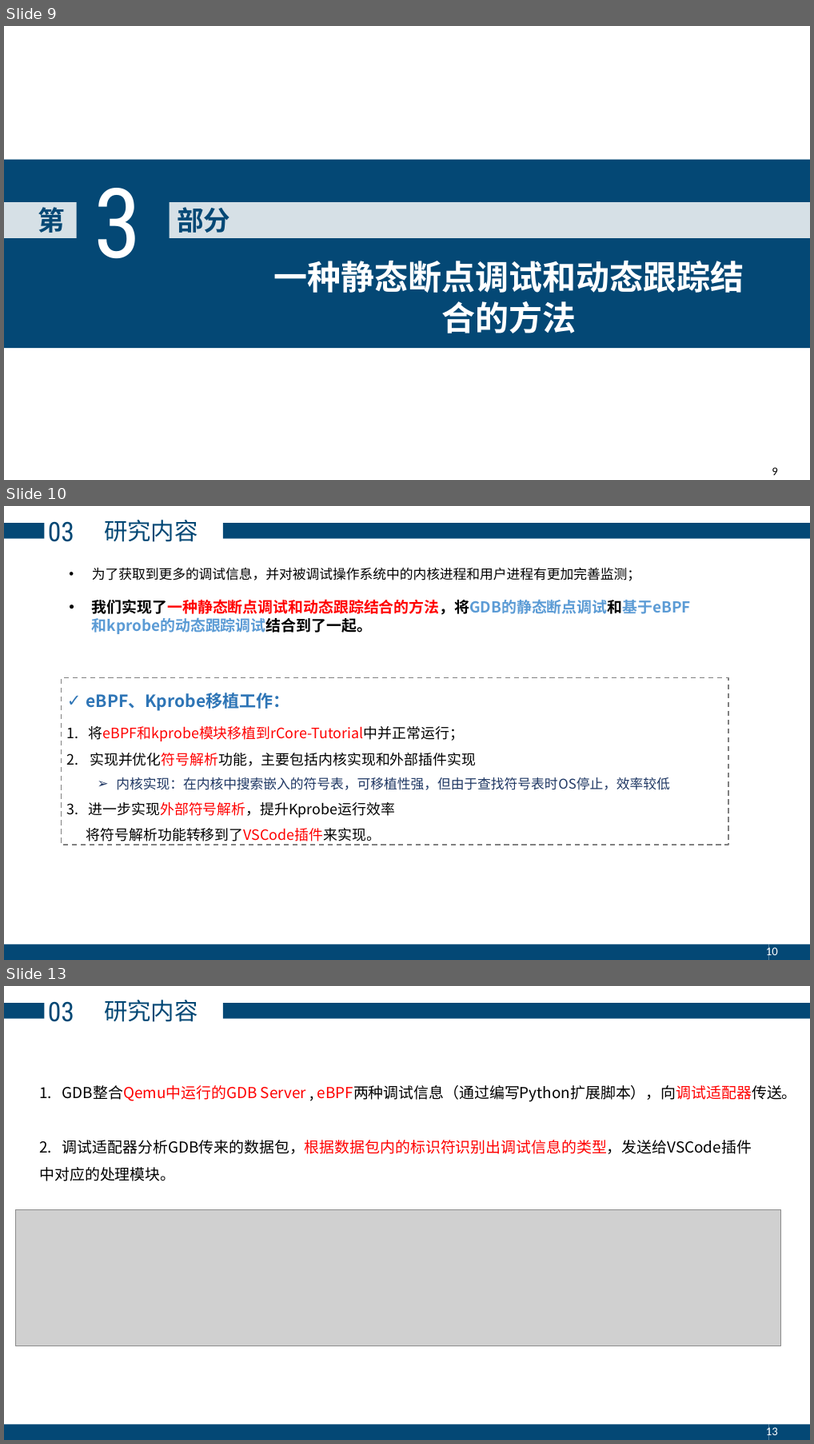
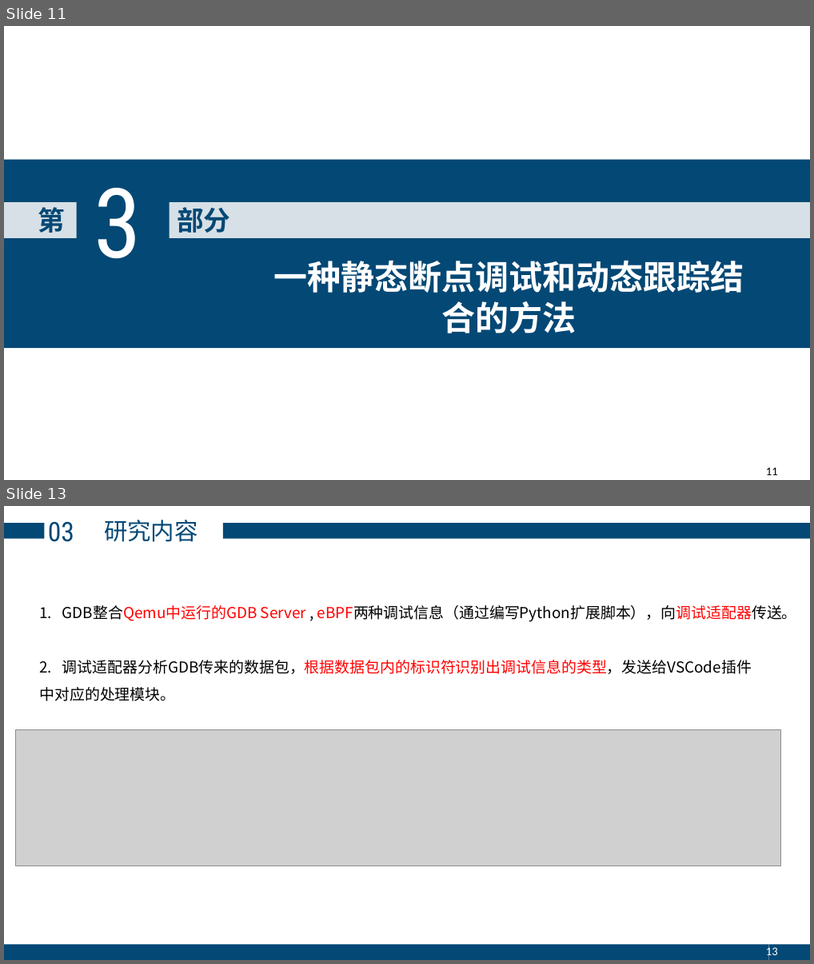
Before and after one commit to zhangly1234/report, a slide deck: 毕业答辩-张露元.pptx. Shown one above the other, each under a label of ours: slides 9, 10 and 13 before the commit, slides 11 and 13 after it; the slides between them are not shown. The pictures are 814x1444 and 814x964 pixels, drawn with LibreOffice and Linux fonts; fonts in the diff are those of the drawing; grey boxes stand for pictures. Boxes give left, top, right and bottom in pixels: in the first picture for what was removed or moved away, otherwise in the second. Text is boxed around its words. In the diff, an @@ line names an element or a change of style, - is before the commit and + after.

```diff
--- a/毕业答辩-张露元.pptx
+++ b/毕业答辩-张露元.pptx
@@ slide 10 removed at bbox=[4, 506, 810, 960], background #FFFFFF @@
@@ rectangle removed at bbox=[4, 523, 45, 539] @@
@@ text removed at bbox=[48, 521, 74, 542] @@
-03
@@ text removed at bbox=[104, 520, 198, 542] @@
-研究内容
@@ rectangle removed at bbox=[223, 523, 810, 539] @@
@@ text removed at bbox=[92, 568, 691, 634] @@
-• 为了获取到更多的调试信息，并对被调试操作系统中的内核进程和用户进程有更加完善监测；
-• 我们实现了一种静态断点调试和动态跟踪结合的方法，将GDB的静态断点调试和基于eBPF和kprobe的动态跟踪调试结合到了一起。
@@ rectangle removed at bbox=[62, 678, 730, 844] @@
-✓ eBPF、Kprobe移植工作：
-1. 将eBPF和kprobe模块移植到rCore-Tutorial中并正常运行；
-2. 实现并优化符号解析功能，主要包括内核实现和外部插件实现
-  ➢ 内核实现：在内核中搜索嵌入的符号表，可移植性强，但由于查找符号表时OS停止，效率较低
-3. 进一步实现外部符号解析，提升Kprobe运行效率
-将符号解析功能转移到了VSCode插件来实现。
@@ rectangle removed at bbox=[4, 944, 770, 960] @@
@@ page number removed at bbox=[766, 945, 778, 959] @@
-10
@@ rectangle removed at bbox=[770, 944, 810, 960] @@
@@ what was slide 9 is now slide 11 @@
@@ page number at bbox=[766, 467, 778, 475]: text changed @@
-9
+11
```
Also in this commit, not shown: 6 slides changed, 2 slides added, 1 other slide removed, 1 other file.
